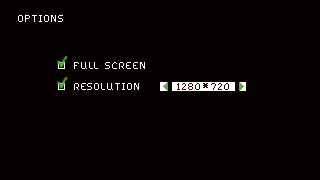
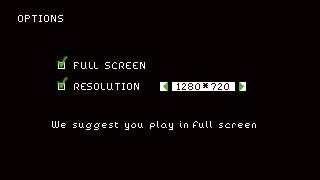
Revision of a layered 320×180 image; what changed, layer by layer:
painted on "Arrière-plan" over [52,121,256,130]
